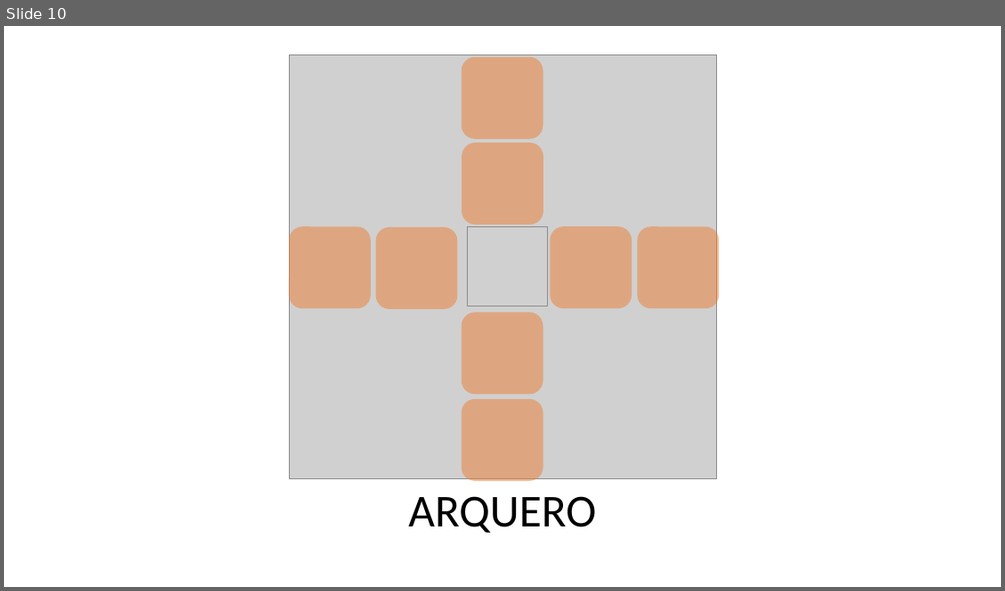
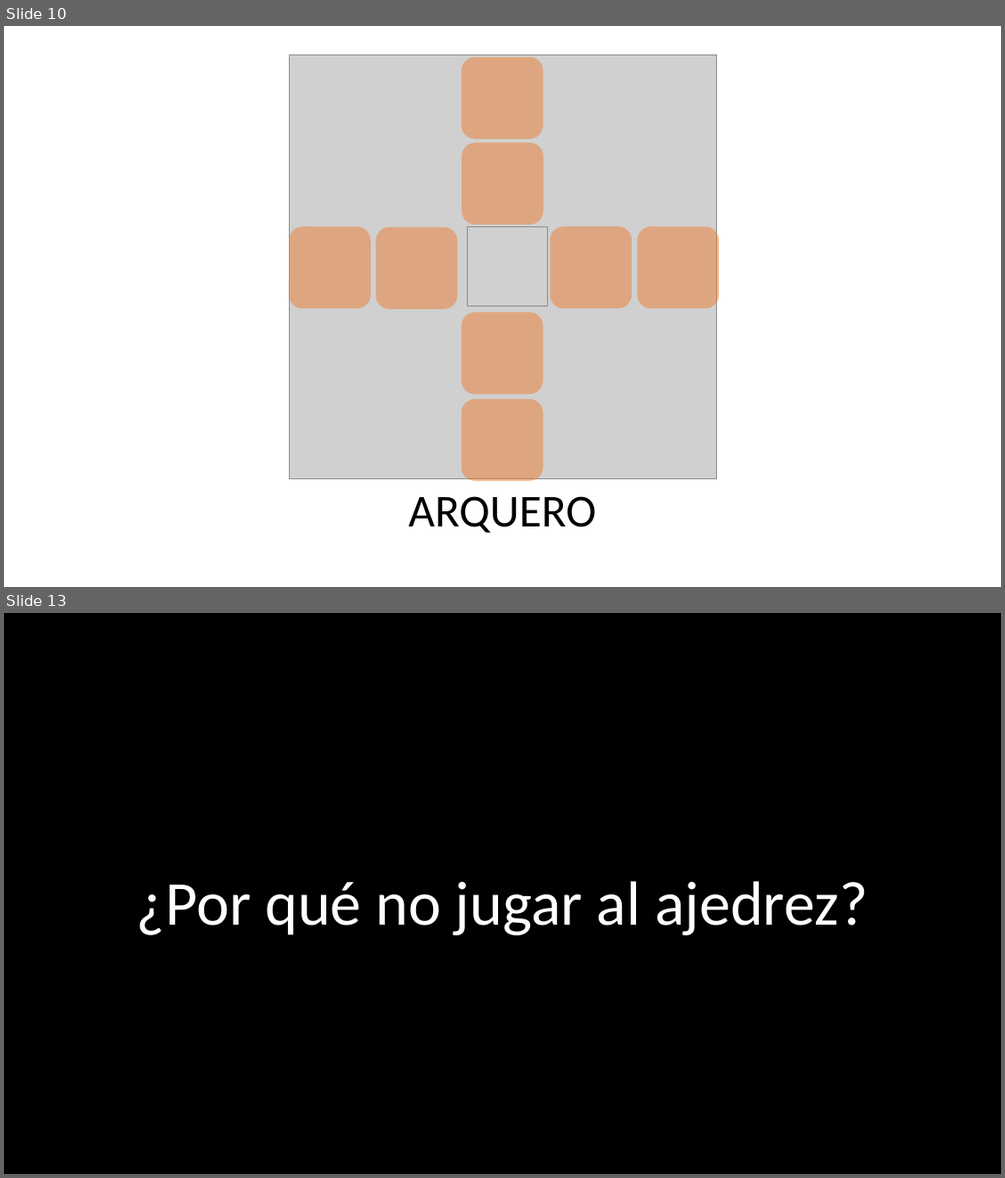
Before and after one commit to danielgsel/shiny-tribble, a slide deck: PresentacionH1/TRIBES.pptx. Shown one above the other, each under a label of ours: slide 10 before the commit, slides 10 and 13 after it; the slides between them are not shown. The pictures are 1005x591 and 1005x1178 pixels, drawn with LibreOffice and Linux fonts; fonts in the diff are those of the drawing; grey boxes stand for pictures; background and template pictures are left out. Boxes give left, top, right and bottom in pixels: in the first picture for what was removed or moved away, otherwise in the second. Text is boxed around its words. In the diff, an @@ line names an element or a change of style, - is before the commit and + after.

```diff
--- a/PresentacionH1/TRIBES.pptx
+++ b/PresentacionH1/TRIBES.pptx
@@ slide 13 added at (4,613,1001,1174), background picture (left out) @@
@@ title added at (137,881,868,935), 60 pt, text #FFFFFF @@
+¿Por qué no jugar al ajedrez?
```
Also in this commit, not shown: 1 slide changed, 4 other slides added, 1 slide removed, 6 other files.
